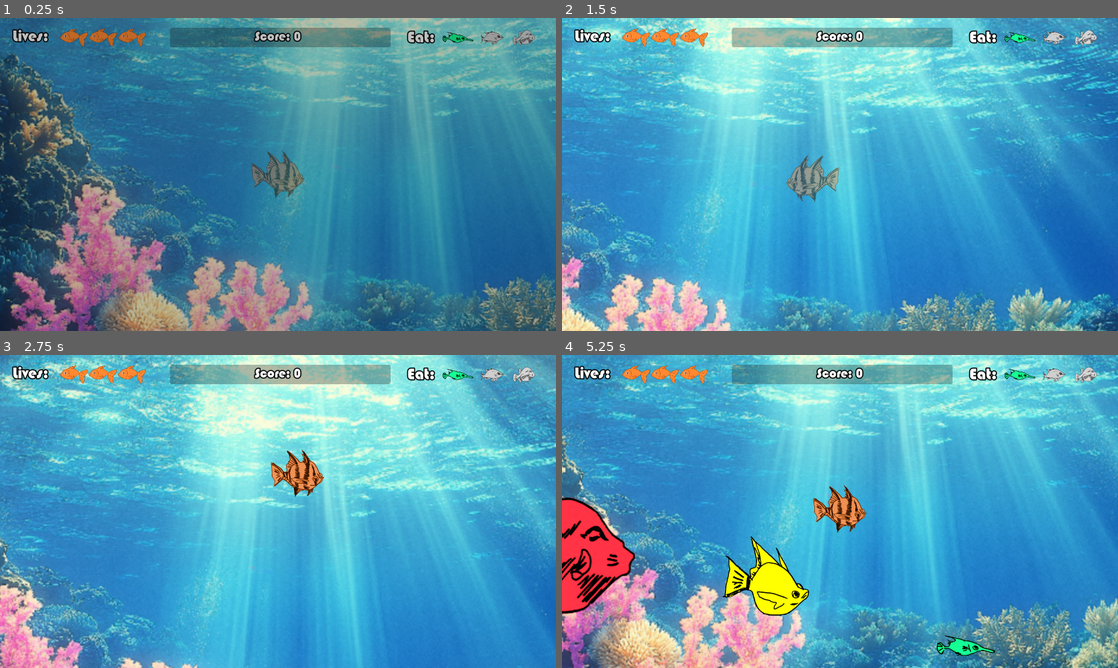
Above: before the commit, frames 1-4 (two rows, left to right).
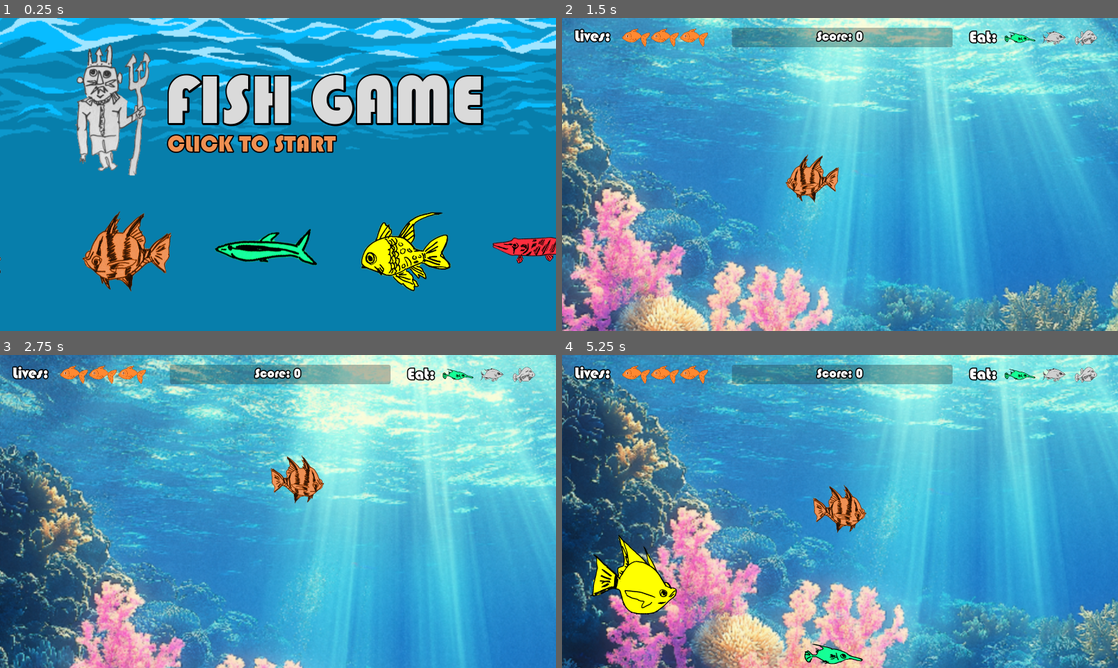
Above: after the commit, the same moments.

Repository: cpbarrett9/fish-game
Game: Godot game, scene res://Scenes/Levels/MainMenu.tscn
Two runs of this game, one before a commit and one after it. Both use one fixed random seed, a clock stepped at 60 frames per second and the inputs below. Before the commit the project starts from res://Scenes/Levels/main.tscn.
Inputs (mouse positions are in pixels of both pictures, inside the frame that each line leads up to):
- Up to frame 1 (0.25 s): no input
- Up to frame 2 (1.5 s): tap Enter at 0.5 s; move the mouse to (962, 158) at 0.52 s; click (962, 158) at 0.6 s; move the mouse to (728, 190) at 1.27 s; click (728, 190) at 1.35 s
- Up to frame 3 (2.75 s): move the mouse to (333, 442) at 2.02 s; click (333, 442) at 2.1 s
- Up to frame 4 (5.25 s): move the mouse to (812, 574) at 2.77 s; click (812, 574) at 2.85 s; move the mouse to (1006, 558) at 3.52 s; click (1006, 558) at 3.6 s; move the mouse to (673, 464) at 4.27 s; click (673, 464) at 4.35 s; move the mouse to (867, 511) at 5.02 s; click (867, 511) at 5.1 s

The runs differ from the first frame. In frame 1, 97% of the frame differs, in the area x 0-100%, y 0-100%; in frame 2, 65%; in frame 3, 67%; in frame 4, 67%.

Commit message:
New menu implemented

Diff:
--- a/Scenes/Levels/MainMenu.tscn
+++ b/Scenes/Levels/MainMenu.tscn
@@ -1,16 +1,25 @@
-[gd_scene load_steps=6 format=3 uid="uid://88vl1s8vyqdu"]
+[gd_scene load_steps=15 format=3 uid="uid://88vl1s8vyqdu"]
 
 [ext_resource type="Script" uid="uid://crxmip1k7hmna" path="res://Scripts/main_menu.gd" id="1_0t1wx"]
 [ext_resource type="Texture2D" uid="uid://84kyueo3ny10" path="res://Sprites/sprite_black.jpg" id="1_mke16"]
 [ext_resource type="FontFile" uid="uid://bp0uouxxll3gu" path="res://BAUHS93.TTF" id="2_koonp"]
 [ext_resource type="Texture2D" uid="uid://damq2xhi8wqc2" path="res://Sprites/sprite_king.png" id="3_d2tbo"]
+[ext_resource type="PackedScene" uid="uid://bmuc6m10yfipd" path="res://Scenes/Objects/menu_fish.tscn" id="4_cwjnk"]
+[ext_resource type="Material" uid="uid://bd8k8u82ywpjp" path="res://Materials/large_fish_shader.tres" id="5_2xmls"]
+[ext_resource type="Texture2D" uid="uid://dagxa8d00o7pt" path="res://Sprites/sprite_fish4.png" id="5_82l7r"]
 [ext_resource type="Texture2D" uid="uid://dvl314jo85ioe" path="res://Sprites/sprite_fish10.png" id="5_cwjnk"]
+[ext_resource type="Texture2D" uid="uid://cxrpqi1evckqi" path="res://Sprites/sprite_fish7.png" id="5_x0g5v"]
+[ext_resource type="Texture2D" uid="uid://dlsbpy5jauomp" path="res://Sprites/sprite_menuBG.png" id="6_cwjnk"]
+[ext_resource type="Material" uid="uid://dkcj2cadq4nru" path="res://Materials/small_fish_shader.tres" id="7_2xmls"]
+[ext_resource type="Material" uid="uid://qukk0lrnb7t1" path="res://Materials/medium_fish_shader.tres" id="7_lm8k6"]
+[ext_resource type="Texture2D" uid="uid://byfkdb2iaac1v" path="res://Sprites/sprite_fish9.png" id="8_lm8k6"]
+[ext_resource type="Script" uid="uid://dwjxamwv06f1q" path="res://Scripts/subtitle.gd" id="12_lm8k6"]
 
 [node name="MainMenu" type="Node2D"]
 script = ExtResource("1_0t1wx")
 
 [node name="BG" type="Sprite2D" parent="."]
-position = Vector2(799.49994, 447.50003)
+position = Vector2(799, 446.00003)
 scale = Vector2(0.8317708, 0.83425933)
 texture = ExtResource("1_mke16")
 
@@ -26,33 +35,73 @@
 
 [node name="UI" type="CanvasLayer" parent="."]
 
-[node name="Title" type="Label" parent="UI"]
-offset_left = -29.0
+[node name="SpriteMenuBg" type="Sprite2D" parent="UI"]
+position = Vector2(808.99994, 451.99997)
+scale = Vector2(2.8641975, 2.8641977)
+texture = ExtResource("6_cwjnk")
+
+[node name="Images" type="Node2D" parent="UI"]
+position = Vector2(50, 0)
+
+[node name="MenuFish" parent="UI/Images" instance=ExtResource("4_cwjnk")]
+material = ExtResource("5_2xmls")
+position = Vector2(1559, 673.5)
+texture = ExtResource("5_82l7r")
+
+[node name="MenuFish2" parent="UI/Images" instance=ExtResource("4_cwjnk")]
+material = ExtResource("7_lm8k6")
+position = Vector2(1159, 673.5)
+texture = ExtResource("5_x0g5v")
+
+[node name="MenuFish3" parent="UI/Images" instance=ExtResource("4_cwjnk")]
+material = ExtResource("7_2xmls")
+position = Vector2(759, 673.5)
+texture = ExtResource("8_lm8k6")
+
+[node name="MenuFish4" parent="UI/Images" instance=ExtResource("4_cwjnk")]
+position = Vector2(359, 673.5)
+
+[node name="MenuFish5" parent="UI/Images" instance=ExtResource("4_cwjnk")]
+position = Vector2(-67, 674)
+texture = ExtResource("5_cwjnk")
+
+[node name="Title" type="Node2D" parent="UI"]
+position = Vector2(282, 38)
+
+[node name="Subtitle" type="Label" parent="UI/Title"]
+offset_left = 200.0
+offset_top = 285.0
+offset_right = 1106.0
+offset_bottom = 381.0
+theme_override_colors/font_color = Color(0.9372549, 0.5647059, 0.32156864, 1)
+theme_override_colors/font_shadow_color = Color(0, 0, 0, 0)
+theme_override_colors/font_outline_color = Color(0, 0, 0, 1)
+theme_override_constants/shadow_offset_y = 11
+theme_override_constants/outline_size = 14
+theme_override_constants/shadow_outline_size = 1
+theme_override_fonts/font = ExtResource("2_koonp")
+theme_override_font_sizes/font_size = 67
+text = "CLICK TO START"
+script = ExtResource("12_lm8k6")
+
+[node name="Title" type="Label" parent="UI/Title"]
+offset_left = 186.0
 offset_top = 84.0
 offset_right = 1119.0
-offset_bottom = 655.0
+offset_bottom = 311.0
+theme_override_colors/font_color = Color(0.85490197, 0.85490197, 0.85490197, 1)
+theme_override_colors/font_shadow_color = Color(0, 0, 0, 1)
+theme_override_colors/font_outline_color = Color(0, 0, 0, 1)
+theme_override_constants/shadow_offset_x = 2
+theme_override_constants/shadow_offset_y = 1
+theme_override_constants/outline_size = 15
+theme_override_constants/shadow_outline_size = 20
 theme_override_fonts/font = ExtResource("2_koonp")
 theme_override_font_sizes/font_size = 200
-text = "FISH GAME
-"
+text = "FISH GAME"
 horizontal_alignment = 1
 
-[node name="Subtitle" type="Label" parent="UI"]
-offset_left = -65.0
-offset_top = 291.0
-offset_right = 1083.0
-offset_bottom = 389.0
-theme_override_fonts/font = ExtResource("2_koonp")
-theme_override_font_sizes/font_size = 75
-text = "Click to start"
-horizontal_alignment = 1
-
-[node name="SpriteKing" type="Sprite2D" parent="UI"]
-position = Vector2(1239, 474.99997)
-scale = Vector2(3.0432098, 3.0432098)
+[node name="SpriteKing" type="Sprite2D" parent="UI/Title"]
+position = Vector2(13, 231)
+scale = Vector2(1.6065394, 1.6065394)
 texture = ExtResource("3_d2tbo")
-
-[node name="Seahorse" type="Sprite2D" parent="."]
-position = Vector2(298.00003, 627.00006)
-scale = Vector2(1.8333334, 1.8333334)
-texture = ExtResource("5_cwjnk")
--- a/Scenes/Levels/main.tscn
+++ b/Scenes/Levels/main.tscn
@@ -168,10 +168,10 @@
 script = ExtResource("10_asd15")
 
 [node name="GameOver" type="Label" parent="UI"]
-offset_left = 622.0
-offset_top = 411.0
-offset_right = 1005.0
-offset_bottom = 502.0
+offset_left = 599.0
+offset_top = 409.0
+offset_right = 982.0
+offset_bottom = 500.0
 theme_override_colors/font_color = Color(1, 0, 0, 1)
 theme_override_colors/font_outline_color = Color(0, 0, 0, 1)
 theme_override_constants/outline_size = 30
@@ -181,10 +181,10 @@
 text = "Game Over"
 
 [node name="YouWin" type="Label" parent="UI"]
-offset_left = 662.0
-offset_top = 406.0
-offset_right = 976.0
-offset_bottom = 508.0
+offset_left = 639.0
+offset_top = 404.0
+offset_right = 953.0
+offset_bottom = 506.0
 theme_override_colors/font_color = Color(0, 1, 0, 1)
 theme_override_constants/outline_size = 30
 theme_override_fonts/font = ExtResource("9_d8okw")
--- /dev/null
+++ b/Scenes/Objects/menu_fish.tscn
@@ -0,0 +1,9 @@
+[gd_scene load_steps=3 format=3 uid="uid://bmuc6m10yfipd"]
+
+[ext_resource type="Texture2D" uid="uid://c5srg1m6v0wvf" path="res://Sprites/sprite_stripedFish.png" id="1_3kaiv"]
+[ext_resource type="Script" uid="uid://col1mb8b78cil" path="res://Scripts/sprite_striped_fish.gd" id="2_u2a30"]
+
+[node name="MenuFish" type="Sprite2D"]
+texture = ExtResource("1_3kaiv")
+flip_h = true
+script = ExtResource("2_u2a30")
--- a/Scenes/Objects/npc_fish_large.gd
+++ b/Scenes/Objects/npc_fish_large.gd
@@ -22,6 +22,7 @@
 	sprite.texture = fish_textures[random_index]
 	connect("body_entered", Callable(self, "_on_body_entered"))
 	bob()
+	removeTimer()
 
 func getSprite() -> Sprite2D:
 	return sprite
@@ -46,3 +47,7 @@
 
 	tween.tween_property(self, "position:y", up_y, 1.0).set_trans(Tween.TRANS_SINE).set_ease(Tween.EASE_IN_OUT)
 	tween.tween_property(self, "position:y", down_y, 1.0).set_trans(Tween.TRANS_SINE).set_ease(Tween.EASE_IN_OUT)
+
+func removeTimer() -> void:
+	await get_tree().create_timer(20).timeout
+	queue_free()
--- a/Scripts/main_menu.gd
+++ b/Scripts/main_menu.gd
@@ -1,5 +1,11 @@
 extends Node2D
 
+@onready var allImages = $UI/Images
+@onready var allText = $UI/Title
+@onready var background = $UI/SpriteMenuBg
+var movement: bool = false
+var swipeSpeed: float = 100
+@onready var game = preload("res://Scenes/Levels/main.tscn")
 
 # Called when the node enters the scene tree for the first time.
 func _ready() -> void:
@@ -8,7 +14,14 @@
 
 # Called every frame. 'delta' is the elapsed time since the previous frame.
 func _process(delta: float) -> void:
-	pass
+	if Input.is_action_just_pressed("click_left"):
+		_startGame()
+	if movement:
+		allImages.position.y += swipeSpeed
+		allText.position.y -= swipeSpeed
+		background.modulate.a = background.modulate.a-0.5
 
-func _on_next_button_pressed():
+func _startGame():
+	movement = true
+	await get_tree().create_timer(0.3).timeout
 	get_tree().change_scene_to_file("res://Scenes/Levels/main.tscn")
--- a/Scripts/npc_fish_large.gd
+++ b/Scripts/npc_fish_large.gd
@@ -22,6 +22,7 @@
 	sprite.texture = fish_textures[random_index]
 	connect("body_entered", Callable(self, "_on_body_entered"))
 	bob()
+	removeTimer()
 
 func getSprite() -> Sprite2D:
 	return sprite
@@ -46,3 +47,7 @@
 
 	tween.tween_property(self, "position:y", up_y, 1.0).set_trans(Tween.TRANS_SINE).set_ease(Tween.EASE_IN_OUT)
 	tween.tween_property(self, "position:y", down_y, 1.0).set_trans(Tween.TRANS_SINE).set_ease(Tween.EASE_IN_OUT)
+
+func removeTimer() -> void:
+	await get_tree().create_timer(20).timeout
+	queue_free()
--- a/Scripts/npc_fish_medium.gd
+++ b/Scripts/npc_fish_medium.gd
@@ -29,6 +29,7 @@
 	sprite.texture = fish_textures[random_index]
 	connect("body_entered", Callable(self, "_on_body_entered"))
 	bob()
+	removeTimer()
 
 	randomize()
 	base_y = position.y
@@ -61,3 +62,7 @@
 
 	tween.tween_property(self, "position:y", up_y, 1.0).set_trans(Tween.TRANS_SINE).set_ease(Tween.EASE_IN_OUT)
 	tween.tween_property(self, "position:y", down_y, 1.0).set_trans(Tween.TRANS_SINE).set_ease(Tween.EASE_IN_OUT)
+
+func removeTimer() -> void:
+	await get_tree().create_timer(20).timeout
+	queue_free()
--- a/Scripts/npc_fish_small.gd
+++ b/Scripts/npc_fish_small.gd
@@ -3,7 +3,7 @@
 @onready var sprite = $Sprite2D
 @onready var main: Node2D = get_tree().get_root().get_node("Main")
 @export var travelSpeed: float = randf_range(3,5)
-@export var pointValue: int = 100
+@export var pointValue: int = 2
 @onready var tween = create_tween() # For bobbing fish animation
 @export var fish_size: int = 1
 
@@ -20,6 +20,7 @@
 	sprite.texture = fish_textures[random_index]
 	connect("body_entered", Callable(self, "_on_body_entered"))
 	bob()
+	removeTimer()
 
 func getSprite() -> Sprite2D:
 	return sprite
@@ -41,3 +42,7 @@
 
 	tween.tween_property(self, "position:y", up_y, 1.0).set_trans(Tween.TRANS_SINE).set_ease(Tween.EASE_IN_OUT)
 	tween.tween_property(self, "position:y", down_y, 1.0).set_trans(Tween.TRANS_SINE).set_ease(Tween.EASE_IN_OUT)
+
+func removeTimer() -> void:
+	await get_tree().create_timer(20).timeout
+	queue_free()
--- a/Scripts/player_fish.gd
+++ b/Scripts/player_fish.gd
@@ -10,7 +10,7 @@
 @onready var		fader = $"../UI/Fader"
 
 # Scores thresholds triggering sizes + tracking booleans:
-@export var scoreToWin = 250
+@export var scoreToWin = 300
 var winTriggered: bool = false
 @export var scoreForLarge = 220
 var largeTriggered: bool = false
@@ -27,7 +27,8 @@
 
 # Called when the node enters the scene tree for the first time.
 func _ready() -> void:
-	toggleInvincible(2)
+	#toggleInvincible(2)
+	pass
 
 func getSize() -> int:
 	return size
@@ -46,12 +47,12 @@
 		fader.fadeOut()
 		await get_tree().create_timer(0.3).timeout
 		Engine.time_scale = 1
-		node_main.reload_current_scene()
+		get_tree().change_scene_to_file("res://Scenes/Levels/MainMenu.tscn")
 
-	if score > scoreForLarge && !largeTriggered:
+	if score >= scoreForLarge && !largeTriggered:
 		size = 3 #3 = LARGE
 		largeTriggered = true
-	if score > scoreForMedium && !mediumTriggered:
+	if score >= scoreForMedium && !mediumTriggered:
 		size = 2 #2 = SMALL
 		mediumTriggered = true
 
@@ -119,4 +120,4 @@
 			await get_tree().create_timer(2).timeout
 			fader.fadeOut()
 			await get_tree().create_timer(1).timeout
-			node_main.reload_current_scene()
+			get_tree().change_scene_to_file("res://Scenes/Levels/MainMenu.tscn")
--- a/Scripts/spawner.gd
+++ b/Scripts/spawner.gd
@@ -1,7 +1,7 @@
 extends Node2D
 
-@export var xMin: int = -30
-@export var xMax: int = 1730
+@export var xMin: int = -200
+@export var xMax: int = 1900
 @export var yMin: int = 30
 @export var yMax: int = 850
 @export var minSeconds: float = 0
--- /dev/null
+++ b/Scripts/sprite_striped_fish.gd
@@ -0,0 +1,19 @@
+extends Sprite2D
+
+
+# Called when the node enters the scene tree for the first time.
+func _ready() -> void:
+	bob()
+
+# Called every frame. 'delta' is the elapsed time since the previous frame.
+func _process(delta: float) -> void:
+	position.x -= 3
+	if position.x <= -200: position.x = 1800
+
+func bob() -> void:
+	var tween = create_tween().set_loops()
+	var up_y = position.y - 10
+	var down_y = position.y + 10
+
+	tween.tween_property(self, "position:y", up_y, 1.0).set_trans(Tween.TRANS_SINE).set_ease(Tween.EASE_IN_OUT)
+	tween.tween_property(self, "position:y", down_y, 1.0).set_trans(Tween.TRANS_SINE).set_ease(Tween.EASE_IN_OUT)
--- /dev/null
+++ b/Scripts/subtitle.gd
@@ -0,0 +1,23 @@
+extends Label
+
+var opaque: bool = true
+var blink: bool = false
+
+# Called when the node enters the scene tree for the first time.
+func _ready() -> void:
+	_doBlink()
+
+
+# Called every frame. 'delta' is the elapsed time since the previous frame.
+func _process(delta: float) -> void:
+	if opaque: modulate.a = 1
+	elif blink: modulate.a = 0.6
+
+func _doBlink() -> void:
+	opaque = true
+	blink = false
+	await get_tree().create_timer(0.5).timeout
+	opaque = false
+	blink = true
+	await get_tree().create_timer(0.5).timeout
+	_doBlink()
--- a/project.godot
+++ b/project.godot
@@ -11,7 +11,7 @@
 [application]
 
 config/name="FishGame"
-run/main_scene="uid://cstrpg5n8semn"
+run/main_scene="uid://88vl1s8vyqdu"
 config/features=PackedStringArray("4.5", "Forward Plus")
 config/icon="res://icon.svg"
 
@@ -23,8 +23,8 @@
 
 [input]
 
-left_click={
+click_left={
 "deadzone": 0.2,
-"events": [Object(InputEventMouseButton,"resource_local_to_s …(115 unchanged characters)… alse,"meta_pressed":false,"button_mask":0,"position":Vector2(0, 0),"global_position":Vector2(0, 0),"factor":1.0,"button_index":1,"canceled":false,"pressed":false,"double_click":false,"script":null)
+"events": [Object(InputEventMouseButton,"resource_local_to_s …(115 unchanged characters)… alse,"meta_pressed":false,"button_mask":1,"position":Vector2(178, 34),"global_position":Vector2(197, 130),"factor":1.0,"button_index":1,"canceled":false,"pressed":true,"double_click":false,"script":null)
 ]
 }
Not shown, added: Scripts/sprite_striped_fish.gd.uid
Not shown, added: Scripts/subtitle.gd.uid
Binary file added: Sprites/sprite_menuBG.png
Not shown, added: Sprites/sprite_menuBG.png.import
